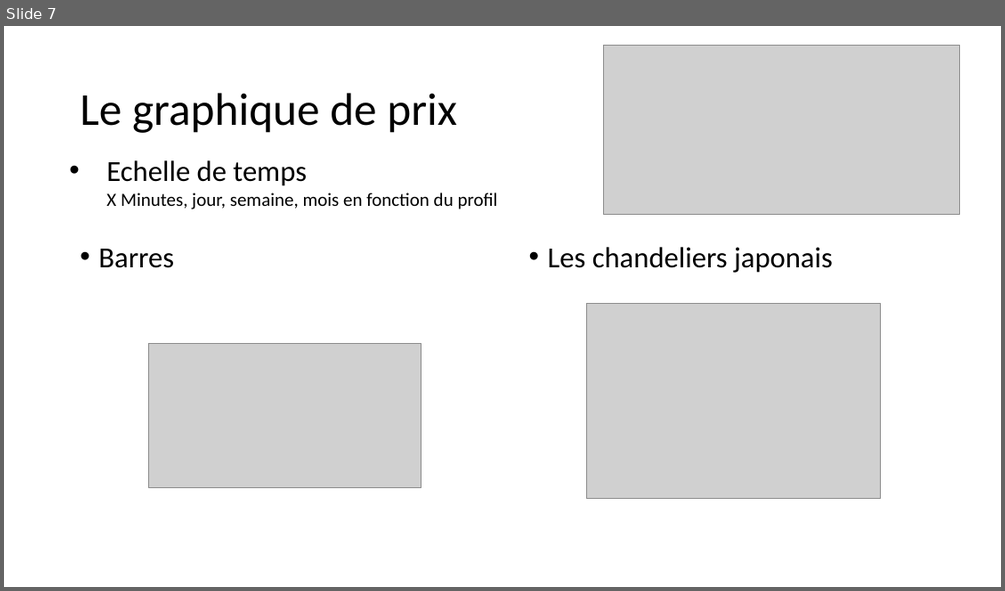
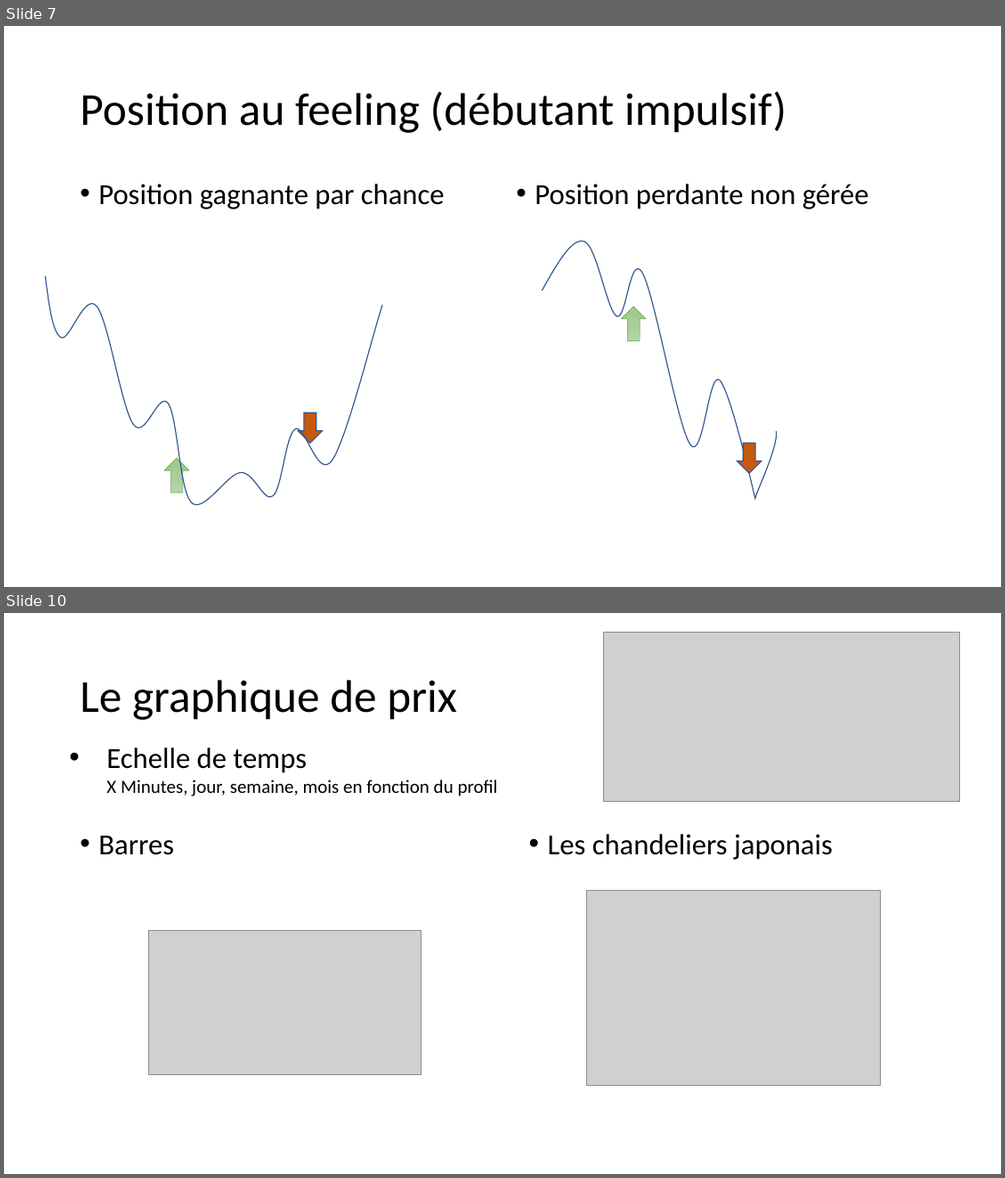
Before and after one commit to dadelcarbo/UltimateChartistRoot, a slide deck: Formation/Formation Bourse.pptx. Shown one above the other, each under a label of ours: slide 7 before the commit, slides 7 and 10 after it; the slides between them are not shown. The pictures are 1005x591 and 1005x1178 pixels, drawn with LibreOffice and Linux fonts; fonts in the diff are those of the drawing; grey boxes stand for pictures. Boxes give left, top, right and bottom in pixels: in the first picture for what was removed or moved away, otherwise in the second. Text is boxed around its words. In the diff, an @@ line names an element or a change of style, - is before the commit and + after.

```diff
--- a/Formation/Formation Bourse.pptx
+++ b/Formation/Formation Bourse.pptx
@@ slide 7 added at <box>4,26,1001,587</box>, background #FFFFFF @@
@@ title added at <box>80,91,786,133</box>, 44 pt, text #000000 @@
+Position au feeling (débutant impulsif)
@@ text added at <box>98,184,445,209</box>, 28 pt, text #000000 @@
+• Position gagnante par chance
@@ text added at <box>534,184,869,209</box>, 28 pt, text #000000 @@
+• Position perdante non gérée
@@ freeform shape added at <box>542,240,777,498</box>, outline #325491 1 pt @@
@@ freeform shape added at <box>45,276,382,505</box>, outline #325491 1 pt @@
@@ down arrow added at <box>621,306,646,341</box>, fill gradient #B5D5A7 to #AACE9A to #9CC987, outline #70AD47 0.5 pt @@
@@ down arrow added at <box>298,412,323,443</box>, fill #C55A11, outline #325491 1 pt @@
@@ down arrow added at <box>736,443,761,473</box>, fill #C55A11, outline #325491 1 pt @@
@@ down arrow added at <box>164,459,189,492</box>, fill gradient #B5D5A7 to #AACE9A to #9CC987, outline #70AD47 0.5 pt @@
@@ what was slide 7 is now slide 10 @@
```
Also in this commit, not shown: 12 other slides added, 1 slide removed, 7 other files.
